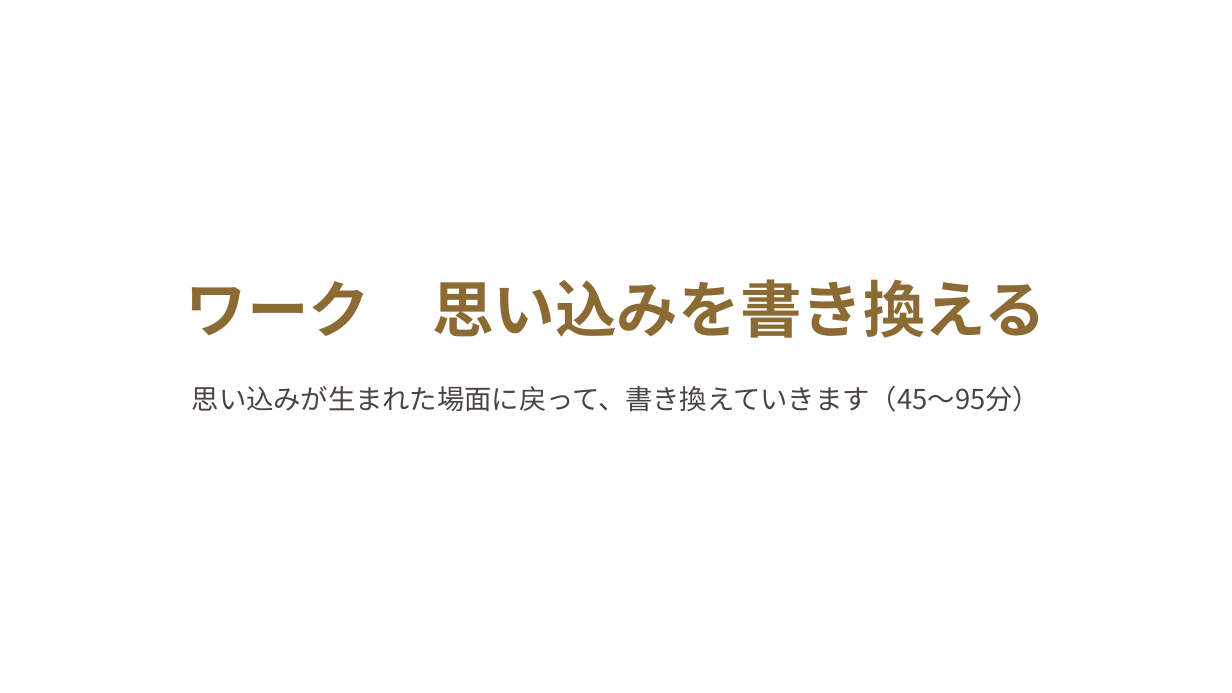
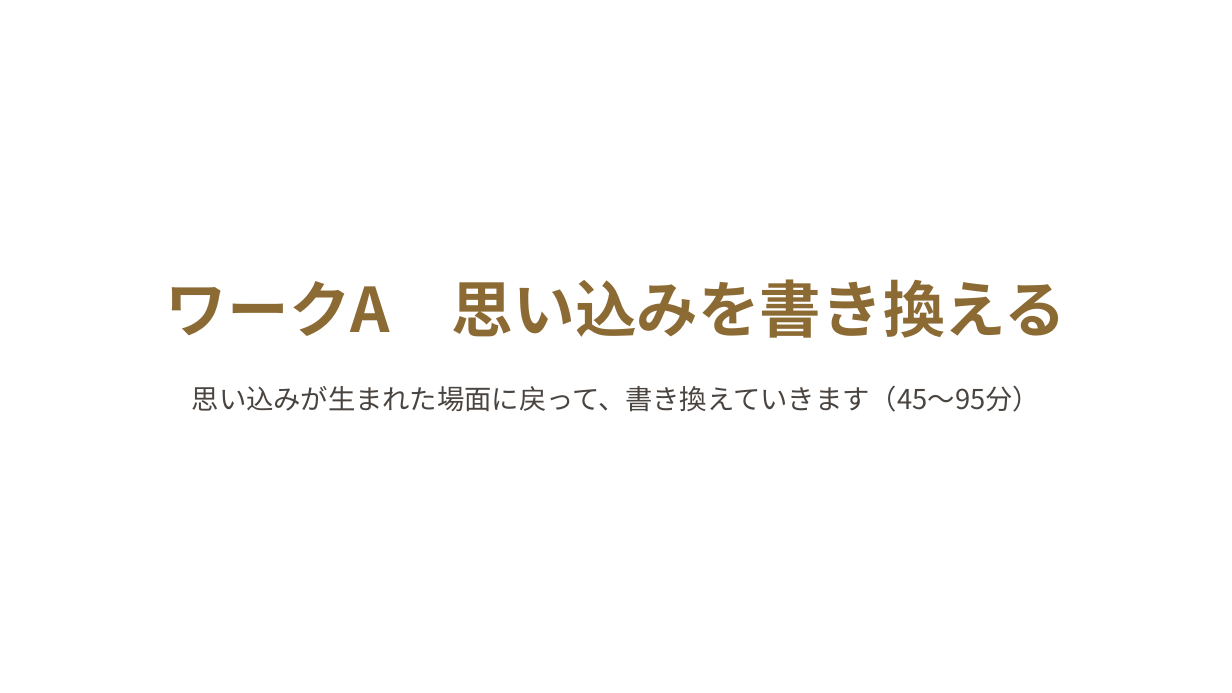
Before and after one commit to y-takahashi-cmd/MyBrain, a slide deck: slide 29 of 20_Projects/海音_心体の調律/タマラ/髙瀨三由紀さん/20261102_髙瀨三由紀さん_胸の奥の痛みをほどく単発セッション.pptx. Drawn at 1232x693 pixels with LibreOffice and Linux fonts; fonts in the diff are those of the drawing; background and template pictures are left out. Boxes give left, top, right and bottom in pixels: in the first picture for what was removed or moved away, otherwise in the second. Text is boxed around its words. In the diff, an @@ line names an element or a change of style, - is before the commit and + after.

```diff
--- a/20_Projects/海音_心体の調律/タマラ/髙瀨三由紀さん/20261102_髙瀨三由紀さん_胸の奥の痛みをほどく単発セッション.pptx
+++ b/20_Projects/海音_心体の調律/タマラ/髙瀨三由紀さん/20261102_髙瀨三由紀さん_胸の奥の痛みをほどく単発セッション.pptx
@@ title at box(166, 279, 1066, 338): text changed @@
-ワーク 思い込みを書き換える
+ワークA 思い込みを書き換える
```
Also in this commit, not shown: 1 other slide changed, 14 slides added, 1 other file.
